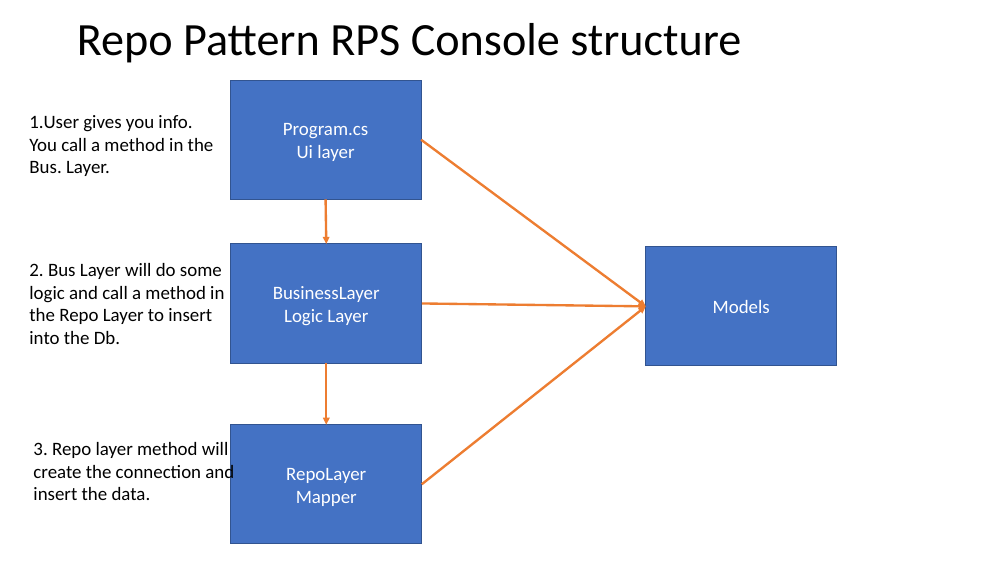
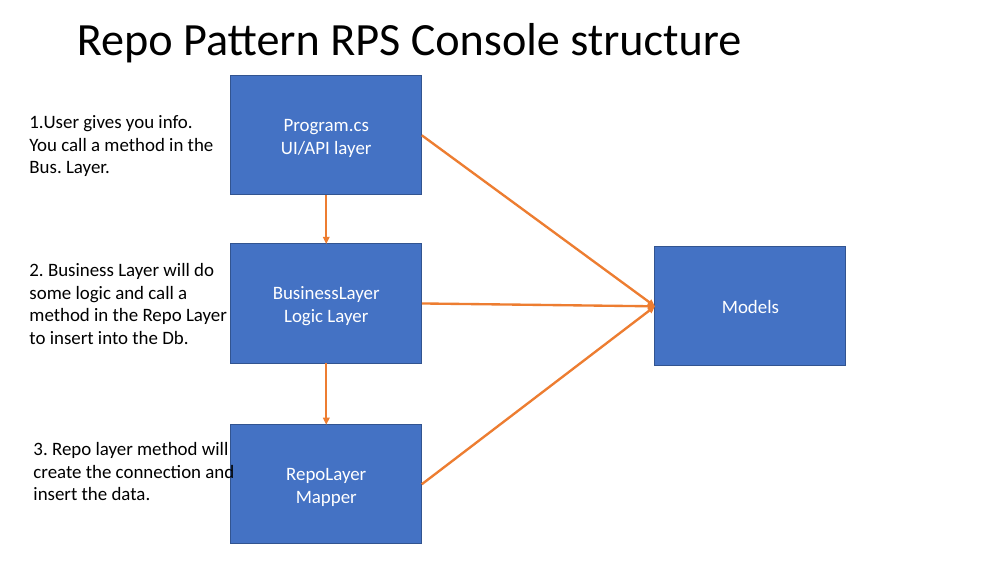
Before and after one commit to 071822-dotnet-ext-batch-org/071822-dotnet-ext-batch-repo, a slide deck: slide 18 of MarkDrawrings.pptx. Drawn at 1008x567 pixels with LibreOffice and Linux fonts; fonts in the diff are those of the drawing. Boxes give left, top, right and bottom in pixels: in the first picture for what was removed or moved away, otherwise in the second. Text is boxed around its words. In the diff, an @@ line names an element or a change of style, - is before the commit and + after.

```diff
--- a/MarkDrawrings.pptx
+++ b/MarkDrawrings.pptx
@@ rectangle "Program.cs": place and size @@
-rectangle "Program.cs" at [230, 80, 421, 200]
+rectangle "Program.cs" at [231, 76, 422, 195]
@@ text in rectangle at [281, 141, 371, 157]: text changed @@
-Ui layer
+UI/API layer
@@ arrow moved from (421, 140) - (646, 306) to (422, 135) - (655, 306) @@
@@ arrow moved from (326, 200) - (327, 244) to (327, 195) - (327, 244) @@
@@ text at [29, 263, 227, 344]: text changed @@
-2. Bus Layer will do some logic and call a method in the Repo Layer to insert into the Db.
+2. Business Layer will do some logic and call a method in the Repo Layer to insert into the Db.
@@ rectangle "Models": place and size @@
-rectangle "Models" at [646, 247, 837, 366]
+rectangle "Models" at [655, 247, 846, 366]
@@ arrow moved from (422, 485) - (646, 306) to (422, 485) - (655, 306) @@
@@ arrow moved from (422, 303) - (646, 306) to (422, 303) - (655, 306) @@
```
Also in this commit, not shown: 3 other slides changed, 1 slide added, 7 other files.
